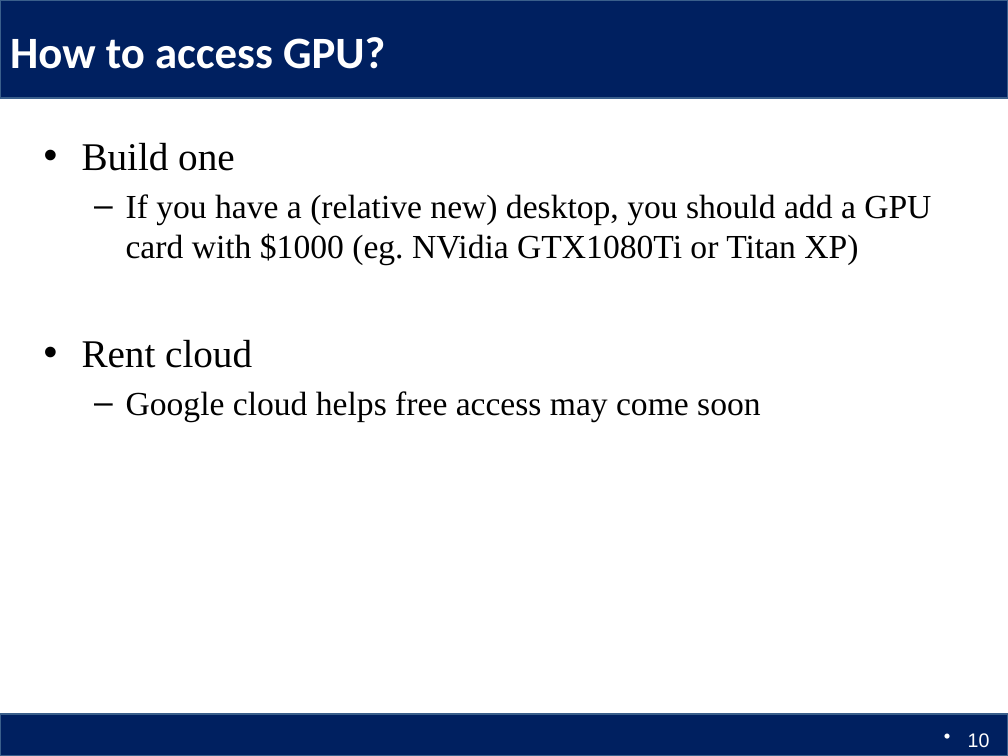
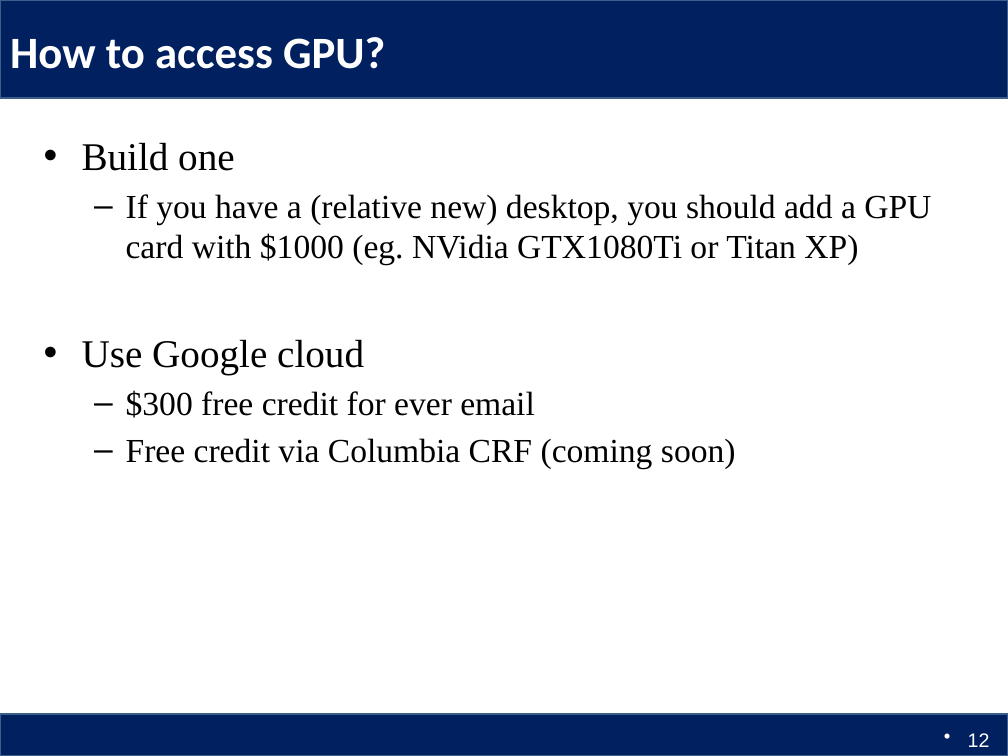
Before and after one commit to Columbia6894/Columbia6894.github.io, a slide deck: slide 12 of lecture/lecture1_llcao.pptx (slide 10 before the commit). Drawn at 1008x756 pixels with LibreOffice and Linux fonts; fonts in the diff are those of the drawing. Boxes give left, top, right and bottom in pixels: in the first picture for what was removed or moved away, otherwise in the second. Text is boxed around its words. In the diff, an @@ line names an element or a change of style, - is before the commit and + after.

```diff
--- a/lecture/lecture1_llcao.pptx
+++ b/lecture/lecture1_llcao.pptx
@@ text at <box>82,339,736,469</box>: text changed @@
-• Rent cloud
-  – Google cloud helps free access may come soon
+• Use Google cloud
+  – $300 free credit for ever email
+  – Free credit via Columbia CRF (coming soon)
@@ page number at <box>968,733,990,747</box>: text changed @@
-10
+12
```
Also in this commit, not shown: 7 other slides changed, 2 slides added, 1 other file.
